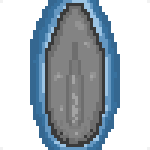
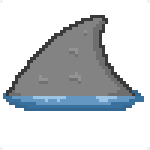
Layered file, before and after one edit (150 × 150). Changes by layer:
hid group "shark_fin_01_D.png" (3 layers) over [3, 0, 144, 150]
showed group "shark_fin_01_L.png" (6 layers) over [3, 0, 144, 150]
